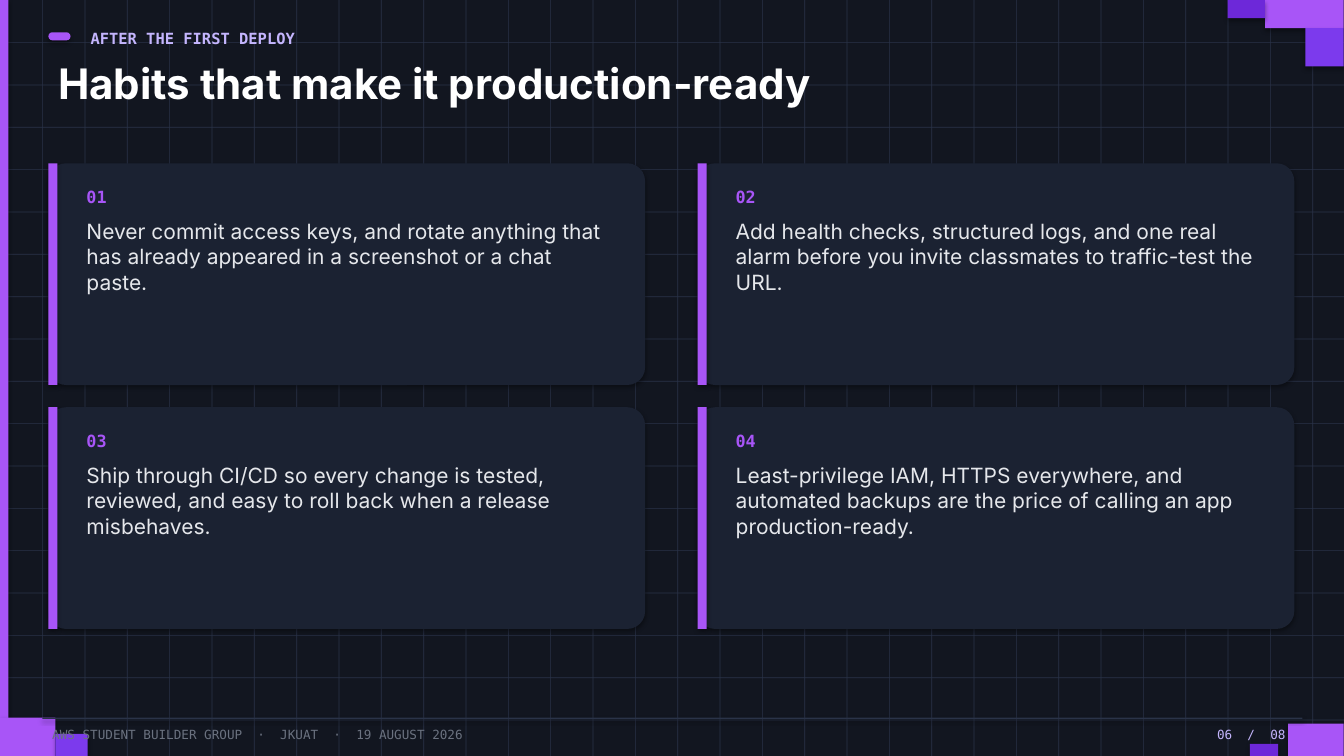
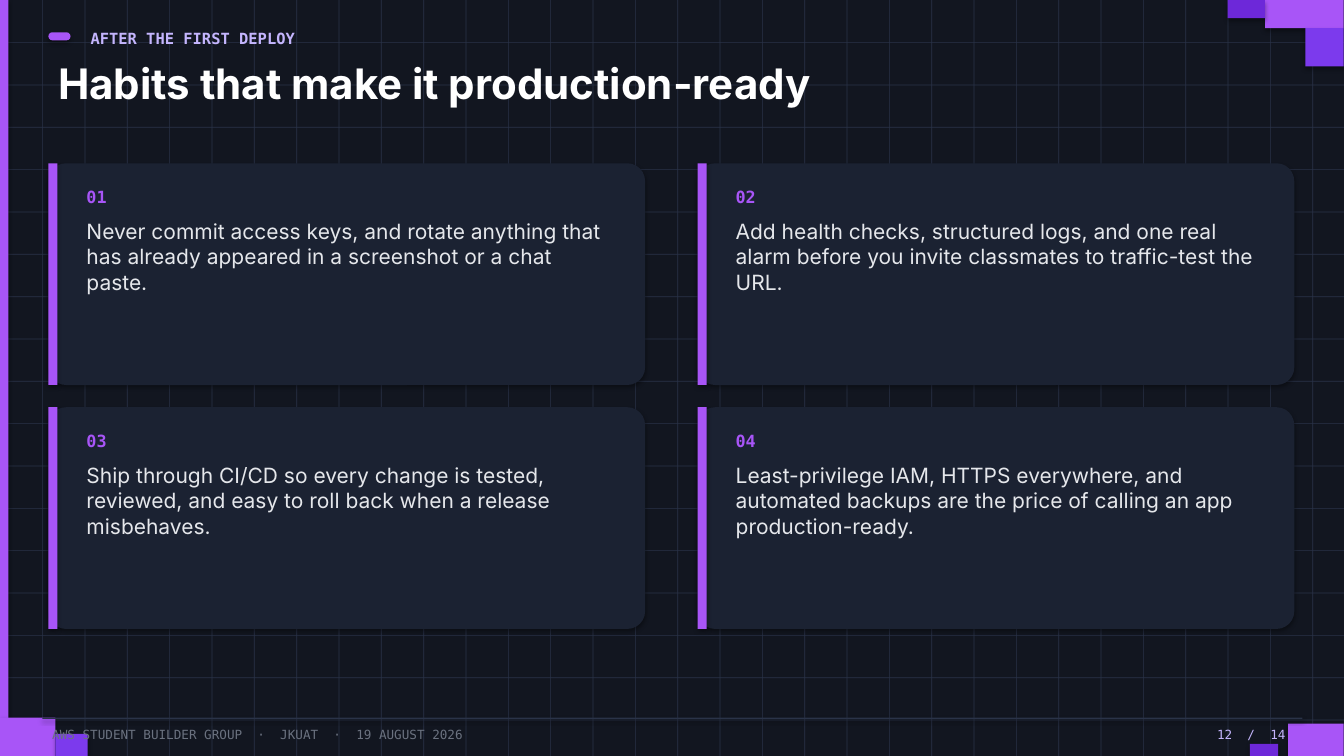
Before and after one commit to GilbertKamau/Talks, a slide deck: slide 12 of talks/2026-08-19-backend-to-cloud/From-Backend-Code-to-the-Cloud.pptx (slide 6 before the commit). Drawn at 1344x756 pixels with LibreOffice and Linux fonts; fonts in the diff are those of the drawing. Boxes give left, top, right and bottom in pixels: in the first picture for what was removed or moved away, otherwise in the second. Text is boxed around its words. In the diff, an @@ line names an element or a change of style, - is before the commit and + after.

```diff
--- a/talks/2026-08-19-backend-to-cloud/From-Backend-Code-to-the-Cloud.pptx
+++ b/talks/2026-08-19-backend-to-cloud/From-Backend-Code-to-the-Cloud.pptx
@@ text at [1217, 729, 1285, 739]: text changed @@
-06 / 08
+12 / 14
```
Also in this commit, not shown: 7 other slides changed, 6 slides added, 1 other file.
